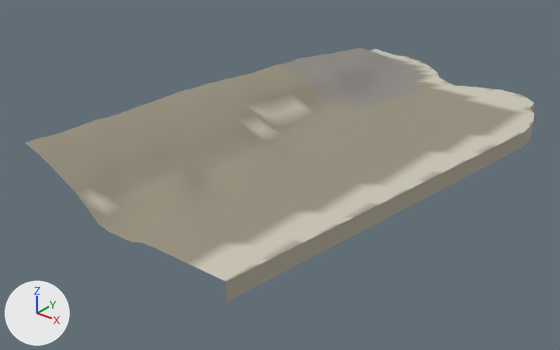
Two versions of the glTF model gibraltar/data/build/tiles/T_E2_N3/terrain.glb, one commit apart.
Camera for both pictures: a camera (50 mm lens) standing at (218.0, -134.0, 126.0) and looking at (41.0, 87.0, -11.0). Lighting does not change. The marker at lower left points along +X, +Y and +Z. The picture after the commit comes second. Vertices at exactly the same position are counted once.

Objects in the first picture: 'T_E2_N3_terrain'.
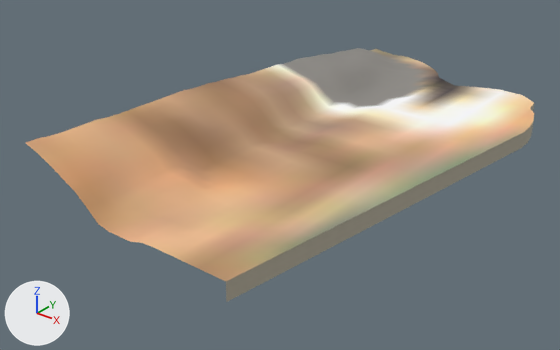
Boxes [x1, y1, x2, y2] around the edits, measured in the pictures (560 x 350 px):
```json
{"part": 1, "of": "me_t_e2_n3_terrain", "change": "recoloured", "before": [26, 63, 533, 263], "after": [26, 63, 533, 263], "on screen": "lighter"}
{"part": 2, "of": "me_t_e2_n3_terrain", "change": "recoloured", "before": [65, 52, 515, 281], "after": [65, 52, 515, 281]}
{"part": 3, "of": "me_t_e2_n3_terrain", "change": "recoloured", "before": [99, 55, 534, 280], "after": [99, 55, 534, 280]}
{"part": 4, "of": "me_t_e2_n3_terrain", "change": "recoloured", "before": [199, 49, 534, 281], "after": [199, 49, 534, 281]}
```

The change, as JSON lines over the scene's bpy script:
```json
{"block": "me_t_e2_n3_terrain", "where": "me_t_e2_n3_terrain.from_pydata(...)  # 1158 vertices, 1987 faces; spans x 0.0..112.0, y 0.0..222.0, z -4.0..21.0"}
{"block": "me_t_e2_n3_terrain", "where": "# used by ob_t_e2_n3_terrain; location = (0.0, 0.0, 0.0)"}
{"block": "me_t_e2_n3_terrain", "change": "me_t_e2_n3_terrain part 1: 667 faces centred in x 2.0..111.0, y 2.0..215.0, z 1.0..20.0 are repainted in the vertex colours; the middle colour goes from yellow #999280 to beige #e4b68c"}
{"block": "me_t_e2_n3_terrain", "change": "me_t_e2_n3_terrain part 2: 545 faces centred in x 2.0..111.0, y 0.0..221.0, z 1.0..19.0 are repainted in the vertex colours; the middle colour goes from yellow #999280 to brown #b79471"}
{"block": "me_t_e2_n3_terrain", "change": "me_t_e2_n3_terrain part 3: 179 faces centred in x 2.0..112.0, y 2.0..221.0, z 1.0..10.0 are repainted in the vertex colours; the middle colour goes from light grey #ccc7b8 to beige #c4a585"}
{"block": "me_t_e2_n3_terrain", "change": "me_t_e2_n3_terrain part 4: 219 faces centred in x 1.0..112.0, y 2.0..222.0, z 1.0..3.0 are repainted in the vertex colours; the middle colour goes from light grey #ccc7b8 to beige #bca787"}
```
